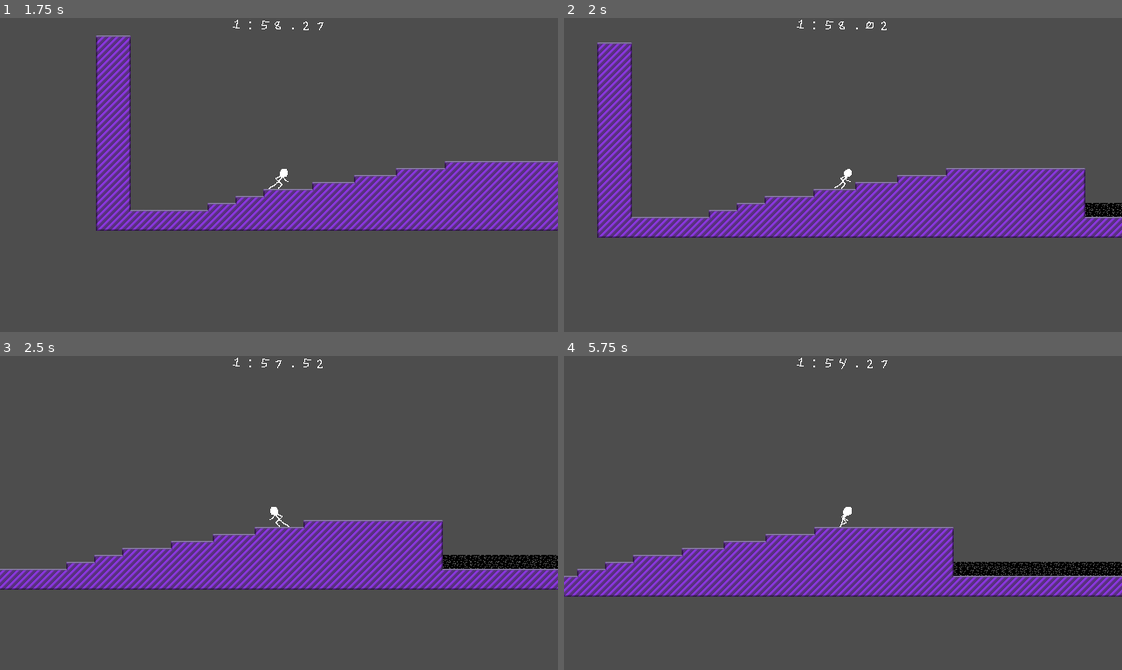
Above: before the commit, frames 1-4 (two rows, left to right).
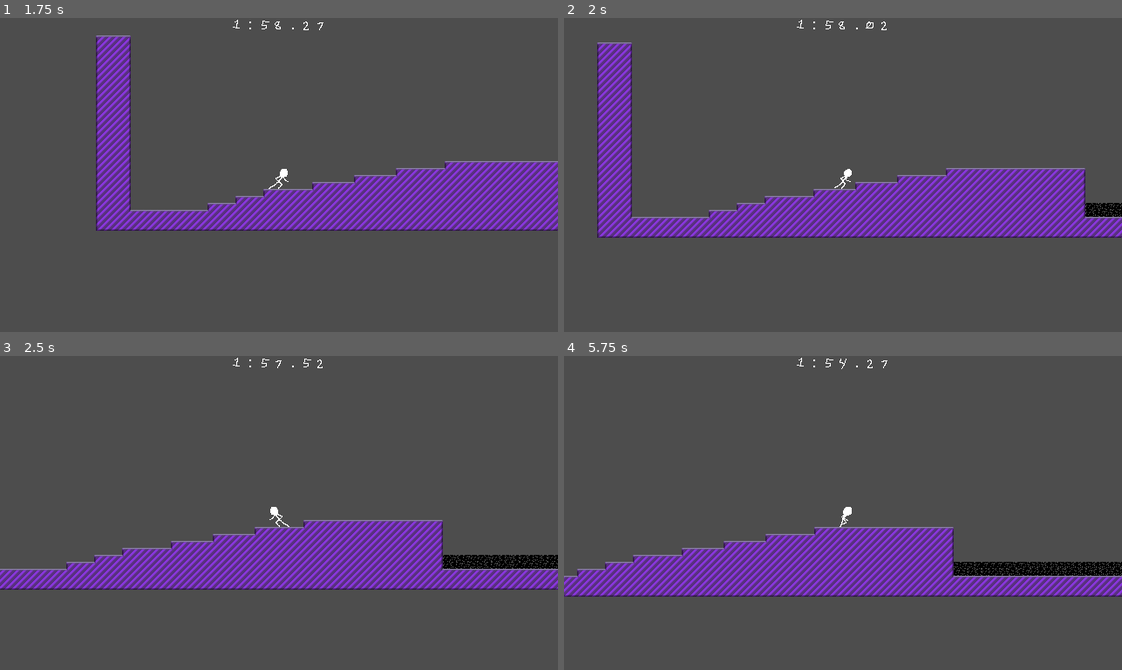
Above: after the commit, the same moments.

Repository: ncssm-mor-NyE9DoBlxs3M/platformer
Game: Godot game, scene res://Main.tscn
Two runs of this game, one before a commit and one after it. Both use one fixed random seed, a clock stepped at 60 frames per second and the inputs below.
Inputs:
- Up to frame 1 (1.75 s): hold Right (right) from 0.53 s (still down); tap Z (jump) at 0.77, 1.52 s
- Up to frame 2 (2 s): keep holding Right (right)
- Up to frame 3 (2.5 s): release Right (right) at 2.03 s; hold Left (left) from 2.03 s (still down)
- Up to frame 4 (5.75 s): release Left (left) at 2.78 s; hold Right (right) 2.78-4.28 s; tap Z (jump) at 3.02, 3.77, 4.52 s; hold Left (left) 4.28-5.03 s; hold Right (right) from 5.03 s (still down)

Frame 1 is identical in both runs. In frame 2, 0.1% of the frame differs, in the area x 93-100%, y 58-64%; in frame 3, 0.2%; in frame 4, 0.4%, in the area x 69-100%, y 65-70%.

Commit message:
refactor checkpoints

Diff:
--- a/Player.tscn
+++ b/Player.tscn
@@ -176,7 +176,7 @@
 }
 
 [node name="Player" type="CharacterBody2D" unique_id=1205682914]
-collision_layer = 128
+collision_layer = 0
 script = ExtResource("1_kpjcp")
 
 [node name="Sprite" type="AnimatedSprite2D" parent="." unique_id=1262533730]
@@ -199,7 +199,7 @@
 
 [node name="Hurtbox" type="Area2D" parent="." unique_id=1040500378]
 collision_layer = 0
-collision_mask = 2
+collision_mask = 130
 input_pickable = false
 
 [node name="Collision" type="CollisionShape2D" parent="Hurtbox" unique_id=2110098092]
@@ -226,4 +226,5 @@
 volume_db = 10.0
 autoplay = true
 
+[connection signal="area_entered" from="Hurtbox" to="." method="_on_hurtbox_area_entered"]
 [connection signal="body_entered" from="Hurtbox" to="." method="_on_hurtbox_body_entered"]
--- a/checkpoint.gd
+++ b/checkpoint.gd
@@ -1,11 +1 @@
-extends Node2D
-
-
-# Called when the node enters the scene tree for the first time.
-func _ready() -> void:
-	pass # Replace with function body.
-
-
-# Called every frame. 'delta' is the elapsed time since the previous frame.
-func _process(delta: float) -> void:
-	pass
+class_name Checkpoint extends Area2D
--- a/checkpoint.tscn
+++ b/checkpoint.tscn
@@ -1,13 +1,15 @@
-[gd_scene format=3 uid="uid://bwr0yheybxesi"]
+[gd_scene format=3 uid="uid://ovb7okimhf78"]
 
 [ext_resource type="Texture2D" uid="uid://ir246ok83kw4" path="res://assets/checkpoint.png" id="1_luqgl"]
+[ext_resource type="Script" uid="uid://b1guyjotj2akg" path="res://checkpoint.gd" id="1_r6hke"]
 
 [sub_resource type="RectangleShape2D" id="RectangleShape2D_luqgl"]
 size = Vector2(224, 224)
 
 [node name="Area2D" type="Area2D" unique_id=1155142488]
-collision_layer = 0
-collision_mask = 128
+collision_layer = 128
+collision_mask = 0
+script = ExtResource("1_r6hke")
 
 [node name="CollisionShape2D" type="CollisionShape2D" parent="." unique_id=621641936]
 shape = SubResource("RectangleShape2D_luqgl")
--- a/levels/Test.tscn
+++ b/levels/Test.tscn
@@ -431,5 +431,3 @@
 [node name="Area2D" parent="." unique_id=1155142488 instance=ExtResource("6_yqpgv")]
 position = Vector2(1447, -199.99998)
 scale = Vector2(0.13437545, 0.13437545)
-
-[connection signal="body_entered" from="Area2D" to="Player" method="_on_area_2d_body_entered"]
--- a/player.gd
+++ b/player.gd
@@ -67,13 +67,11 @@
 func _on_hurtbox_body_entered(_body: Node2D) -> void:
 	die()
 
+func _on_hurtbox_area_entered(area: Area2D) -> void:
+	if area is Checkpoint:
+		respawn_pos = area.position
+
 func die() -> void:
 	position = respawn_pos
 	velocity = Vector2.ZERO
 	$Animations.play("death")
-
-
-func _on_area_2d_body_entered(body: Node2D) -> void:
-	if body is Player:
-		print("checkpoint touched")
-		respawn_pos = self.position
